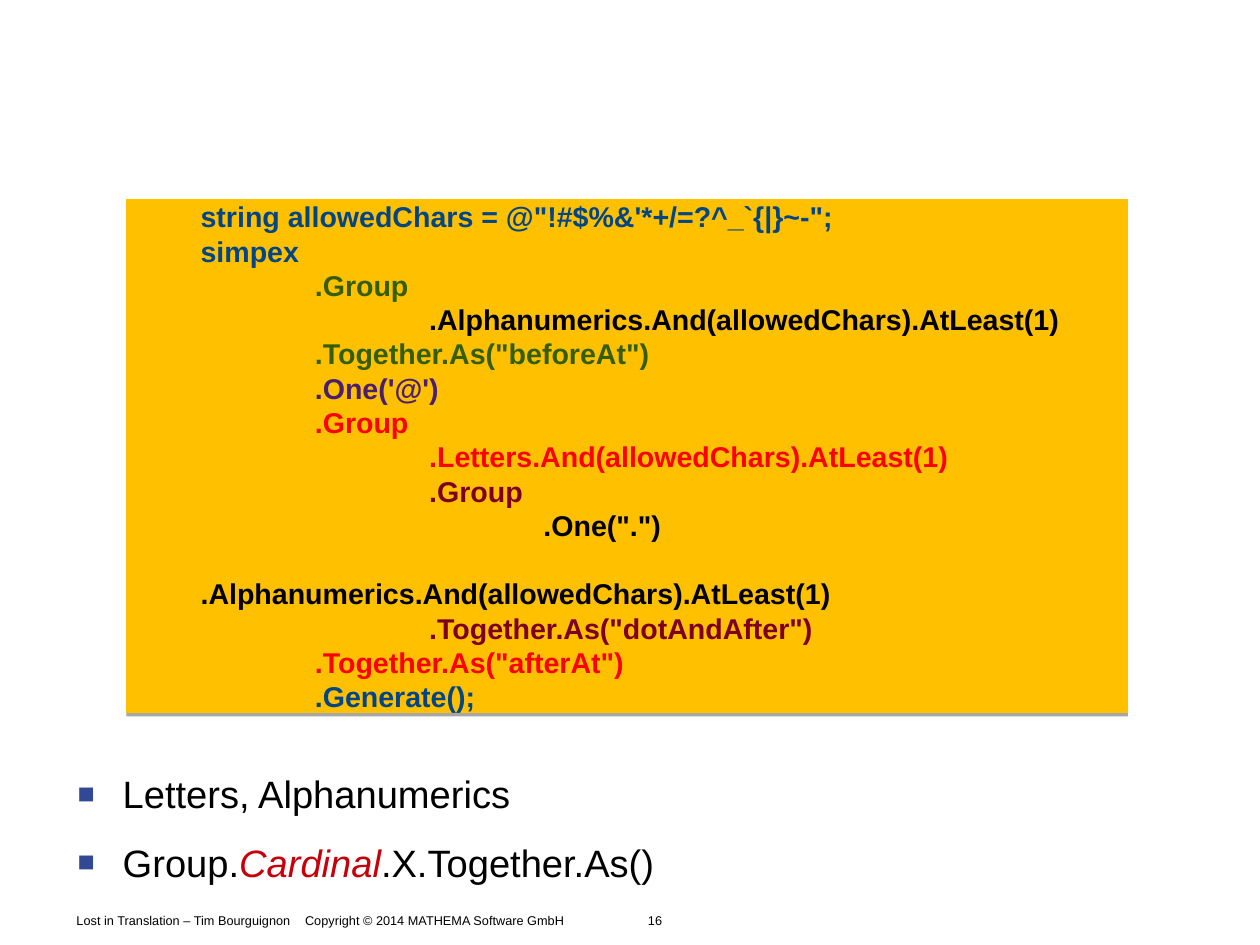
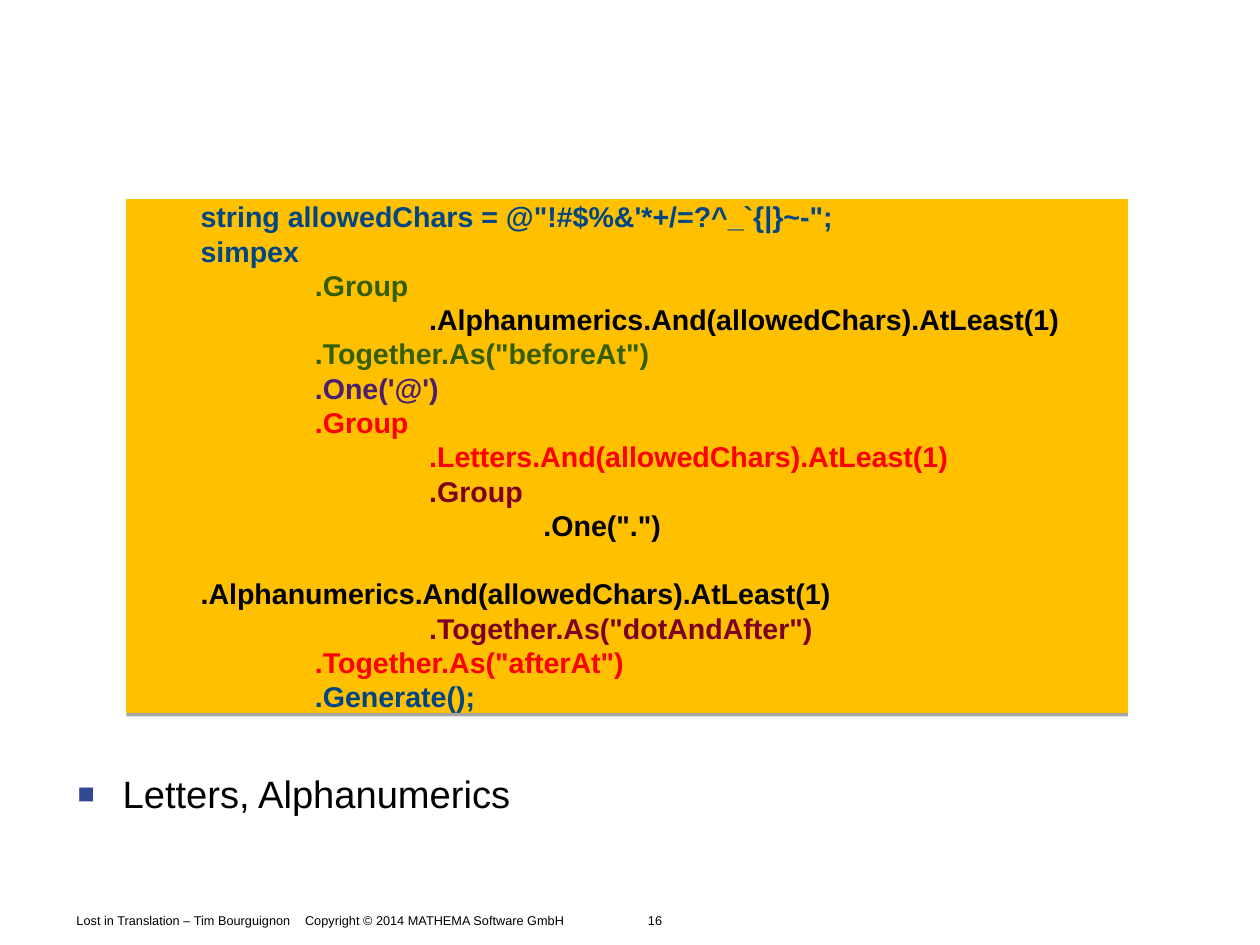
Before and after one commit to Timothep/Talk.LostInTranslation, a slide deck: slide 16 of LostInTranslation.odp. Drawn at 1260x945 pixels with LibreOffice and Linux fonts; fonts in the diff are those of the drawing; background and template pictures are left out. Boxes give left, top, right and bottom in pixels: in the first picture for what was removed or moved away, otherwise in the second. Text is boxed around its words. In the diff, an @@ line names an element or a change of style, - is before the commit and + after.

```diff
--- a/LostInTranslation.odp
+++ b/LostInTranslation.odp
@@ text at [123,849,654,885]: paragraph removed @@
-■ Group.Cardinal.X.Together.As()
```
Also in this commit, not shown: 2 other slides changed.
